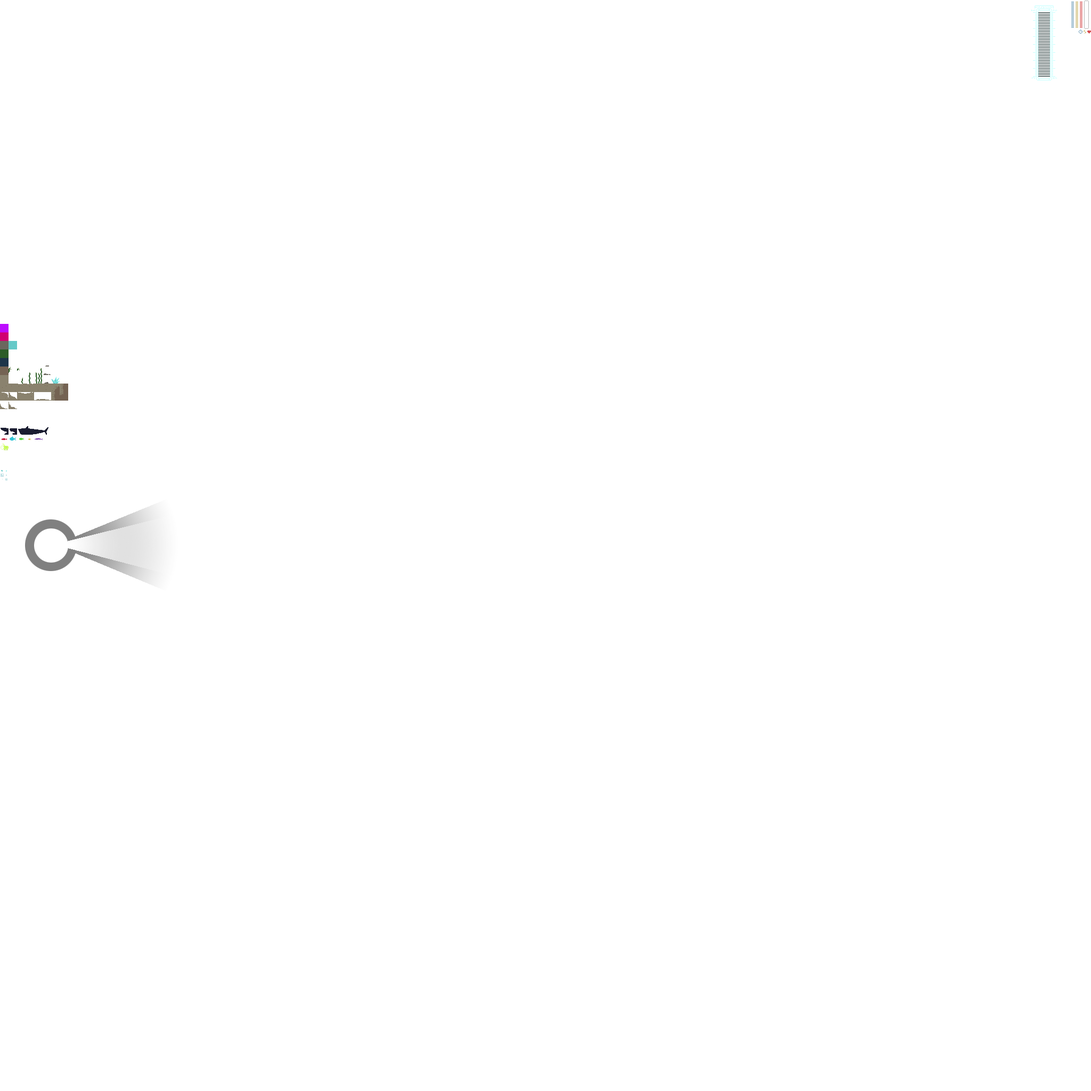
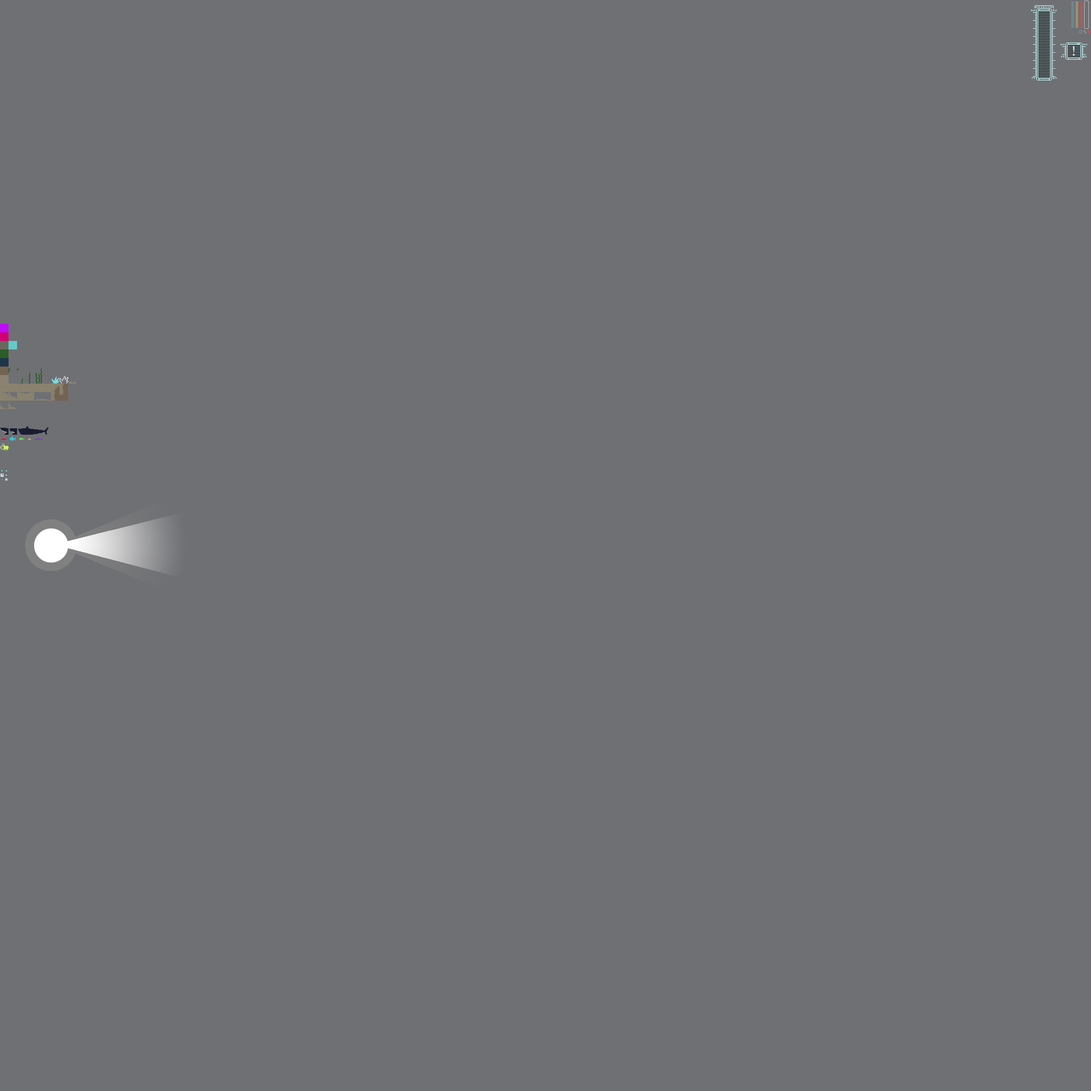
The second 1091 x 1091 image is a revision of the first. Changes to its layers:
added group "UI" (1st of 4, in "Tiles") with 4 layers in group "Tiles" over box(51, 0, 1091, 384)
moved "UI" (2nd of 4, in "Tiles" › "UI") into group "UI", painted on it over box(51, 0, 1091, 384)
removed layer "Dialog Frame copy" from group "Tiles" over box(1031, 5, 1058, 81)
added group "Notification Box" with 2 layers in group "UI" over box(1061, 42, 1088, 60)
added layer "Exclamation copy" (1st of 2, in "Tiles" › "UI" › "Notification Box") in group "Notification Box" over box(1072, 45, 1076, 56)
added layer "Layer 2" (1st of 2, in "Tiles" › "UI" › "Notification Box") in group "Notification Box" over box(1061, 42, 1088, 60)
painted on "general tiles" over box(68, 381, 77, 384)
showed "Layer 1" over box(0, 0, 1091, 1091)
